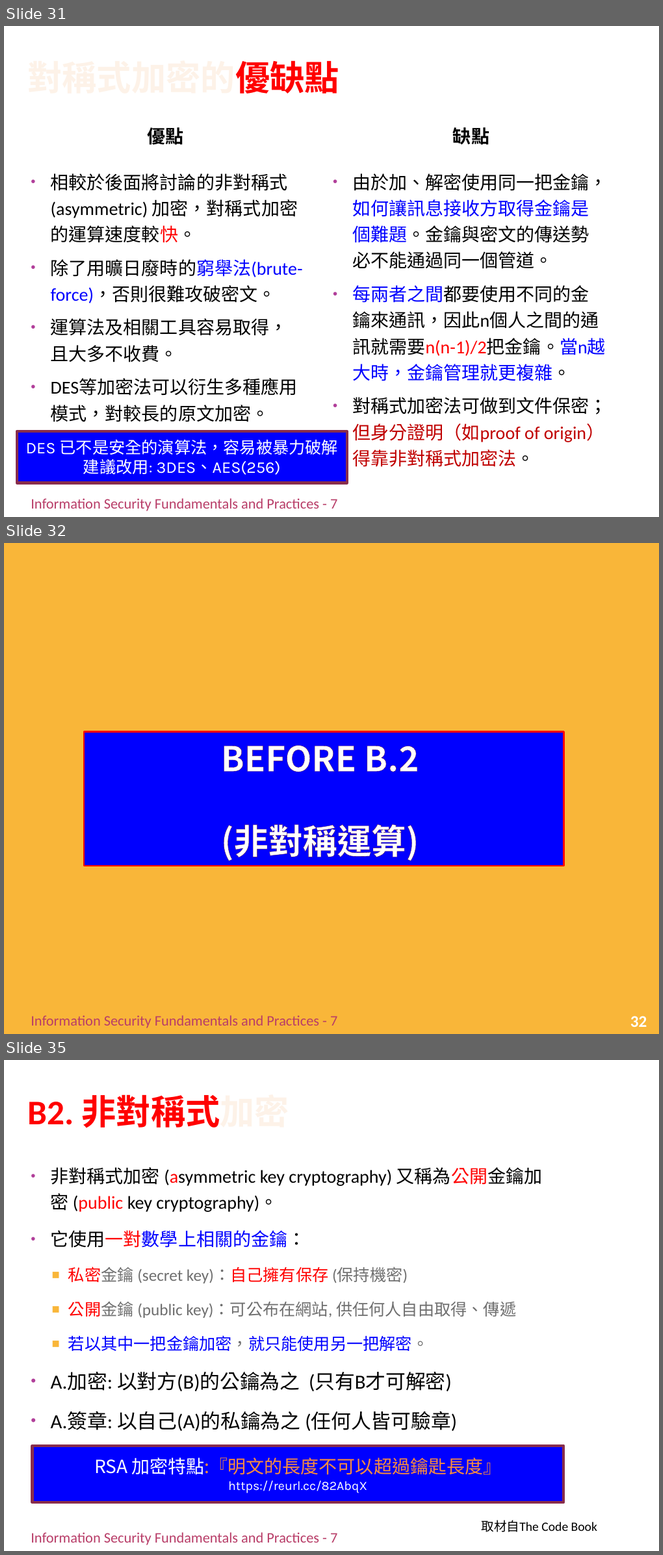
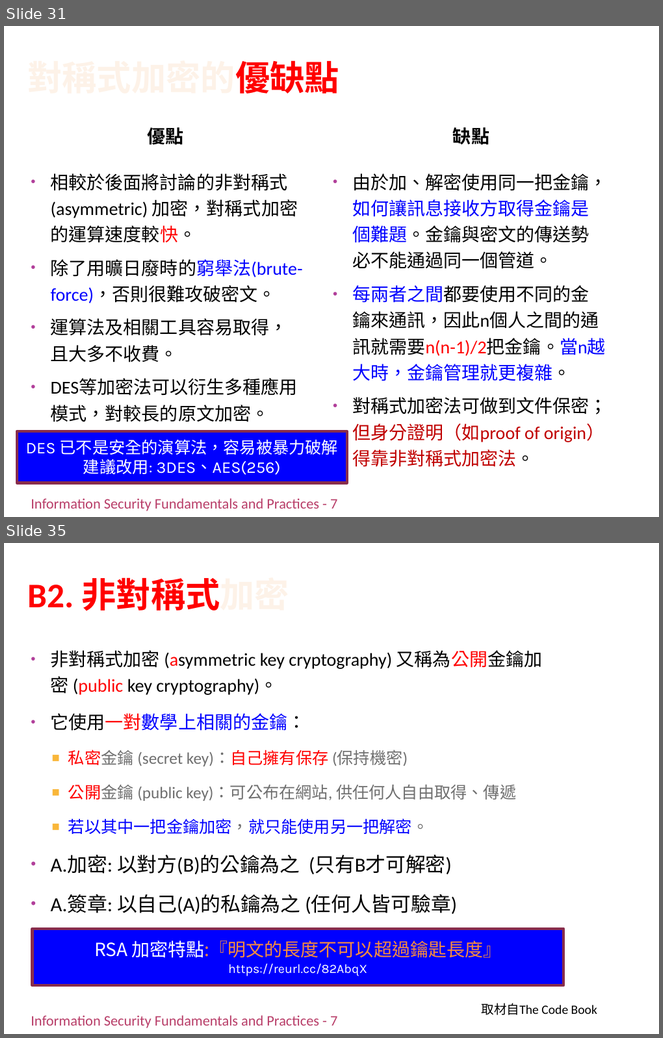
Before and after one commit to chih-chengwu/Information-Security-Markdown, a slide deck: 正本/Ch6_基礎密碼學(潘天佑的第7章).pptx. Shown one above the other, each under a label of ours: slides 31, 32 and 35 before the commit, slides 31 and 35 after it; the slides between them are not shown. The pictures are 663x1555 and 663x1038 pixels, drawn with LibreOffice and Linux fonts; fonts in the diff are those of the drawing; background and template pictures are left out. Boxes give left, top, right and bottom in pixels: in the first picture for what was removed or moved away, otherwise in the second. Text is boxed around its words. In the diff, an @@ line names an element or a change of style, - is before the commit and + after.

```diff
--- a/正本/Ch6_基礎密碼學(潘天佑的第7章).pptx
+++ b/正本/Ch6_基礎密碼學(潘天佑的第7章).pptx
@@ slide 32 removed at bbox=[4, 543, 659, 1034], background #F9B639; not listed: 2 template elements that a slide beside it also shows @@
@@ title removed at bbox=[84, 731, 564, 866] @@
-BEFORE B.2
-(非對稱運算)
```
Also in this commit, not shown: 19 slides changed, 2 slides added, 1 other slide removed, 5 other files.
